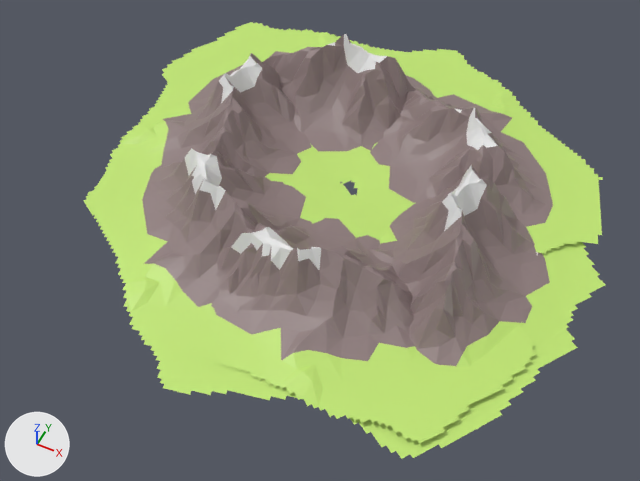
A saved change to the glTF model assets/mountains.gltf.
Rendered twice from a 50 mm lens placed at (195.0, -422.0, 456.0), pointed at (7.0, -45.0, -15.0). Lighting does not change. The marker at lower left points along +X, +Y and +Z. Where no turn or scale is listed for an object, it has been applied to the vertices. Vertices at the same position are counted once.
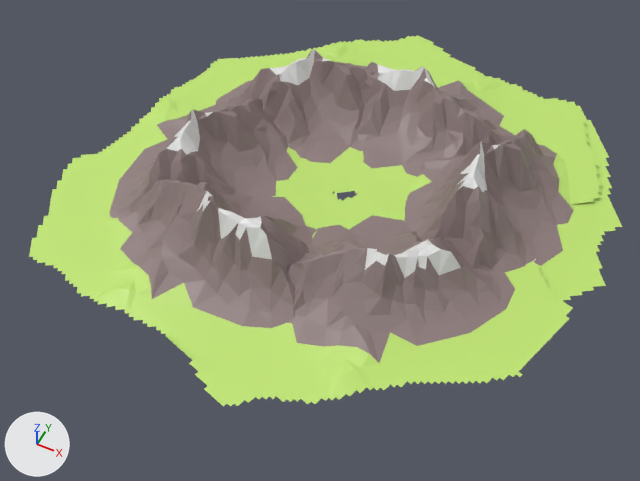
Pixel boxes [x1, y1, x2, y2] of what changed, in the pictures (640 x 481 px):
'Plane.002', reshaped, moved, turned, rescaled
    before: [162, 22, 448, 184]
    after: [29, 35, 622, 407]
'Plane', deleted
    before: [177, 183, 537, 443]
    faces in mat_grass (green #c2e773): [177, 183, 537, 443]
    faces in mat_material_001 (grey #907e7e): [211, 218, 414, 361]
    faces in mat_snow (white #e7e7e7): [231, 227, 321, 270]
'Plane.004', deleted
    before: [350, 165, 605, 459]
    faces in mat_material_001 (grey #907e7e): [370, 165, 550, 366]
    faces in mat_grass (green #c2e773): [350, 227, 605, 459]
    faces in mat_snow (white #e7e7e7): [442, 166, 487, 231]
'Plane.005', deleted
    before: [87, 148, 342, 400]
    faces in mat_grass (green #c2e773): [87, 170, 342, 400]
    faces in mat_material_001 (grey #907e7e): [142, 151, 312, 313]
    faces in mat_snow (white #e7e7e7): [185, 148, 226, 210]
'Plane.003', deleted
    before: [348, 49, 603, 256]
    faces in mat_material_001 (grey #907e7e): [370, 90, 553, 227]
    faces in mat_grass (green #c2e773): [348, 49, 603, 254]
    faces in mat_snow (white #e7e7e7): [455, 108, 538, 256]
'Plane.001', deleted
    before: [83, 51, 331, 216]
    faces in mat_material_001 (grey #907e7e): [162, 53, 312, 177]
    faces in mat_grass (green #c2e773): [83, 51, 331, 216]
    faces in mat_snow (white #e7e7e7): [219, 54, 262, 103]
part 1 of me_plane_004, added
    after: [405, 97, 622, 301]
part 2 of me_plane_004, added
    after: [63, 58, 327, 219]
part 3 of me_plane_004, added
    after: [334, 49, 602, 208]
part 4 of me_plane_004, built on
    before: [341, 170, 355, 184]
    after: [167, 35, 573, 407]

The change in detail:
me_plane_004 is used by ob_plane_002; location (-55.5, 98.1, -6.0); rotation (0.0, 0.0, -2.127), in degrees (0, 0, -122); scale (150.0, 150.0, 200.0).
me_plane_004 had 564 vertices, 950 faces and spanned x -0.72..0.74, y -0.8..0.84, z 0.0..0.3.
me_plane_004 now has 3384 vertices, 5700 faces and spans x -0.85..1.58, y -0.8..2.06, z -0.02..0.31.
me_plane_004 part 1: the loose piece of 564 vertices spanning x -0.72..0.74, y -0.8..0.84, z 0.0..0.3 is copied, and the copy is multiplied about its middle by the matrix ((0.026, -1.0, 0.0), (1.0, 0.026, 0.0), (0.0, 0.0, 1.1)), then moved by (0.22, 1.31, 0.0); it spans x -0.6..1.06, y 0.6..2.06, z -0.02..0.31.
me_plane_004 part 2: the loose piece of 564 vertices spanning x -0.72..0.74, y -0.8..0.84, z 0.0..0.3 is copied, and the copy is multiplied about its middle by the matrix ((-0.004, -1.0, 0.0), (1.0, -0.004, 0.0), (0.0, 0.0, 0.893)), then moved by (0.63, 0.02, -0.02); it spans x -0.18..1.46, y -0.7..0.77, z 0.0..0.26.
me_plane_004 part 3: the loose piece of 564 vertices spanning x -0.72..0.74, y -0.8..0.84, z 0.0..0.3 is copied, and the copy is multiplied about its middle by the matrix ((-0.996, -0.087, 0.0), (0.087, -0.996, 0.0), (0.0, 0.0, 0.815)), then moved by (0.8, 1.16, -0.03); it spans x 0.1..1.53, y 0.33..2.01, z 0.0..0.24.
me_plane_004 part 4: 2 vertices moved within x 0.26..0.27, y 0.6..0.64, z 0.0; 1128 vertices added at x -0.85..1.58, y -0.25..1.63, z 0.0..0.26.
Object 'Plane.005' (ob_plane_005) is deleted.
Object 'Plane.004' (ob_plane_004) is deleted.
Object 'Plane.003' (ob_plane_003) is deleted.
Object 'Plane.002' (ob_plane_002) moves from (-55.5, 98.1, -6.0) to (-55.5, -98.1, -6.0).
Object 'Plane.002' (ob_plane_002) turns from (0, 0, -122) to (0, 0, 122) degrees about x, y and z.
Object 'Plane.002' (ob_plane_002) is rescaled from (150.0, 150.0, 200.0) to (150.0, -150.0, 200.0).
Object 'Plane.001' (ob_plane_001) is deleted.
Object 'Plane' (ob_plane) is deleted.
